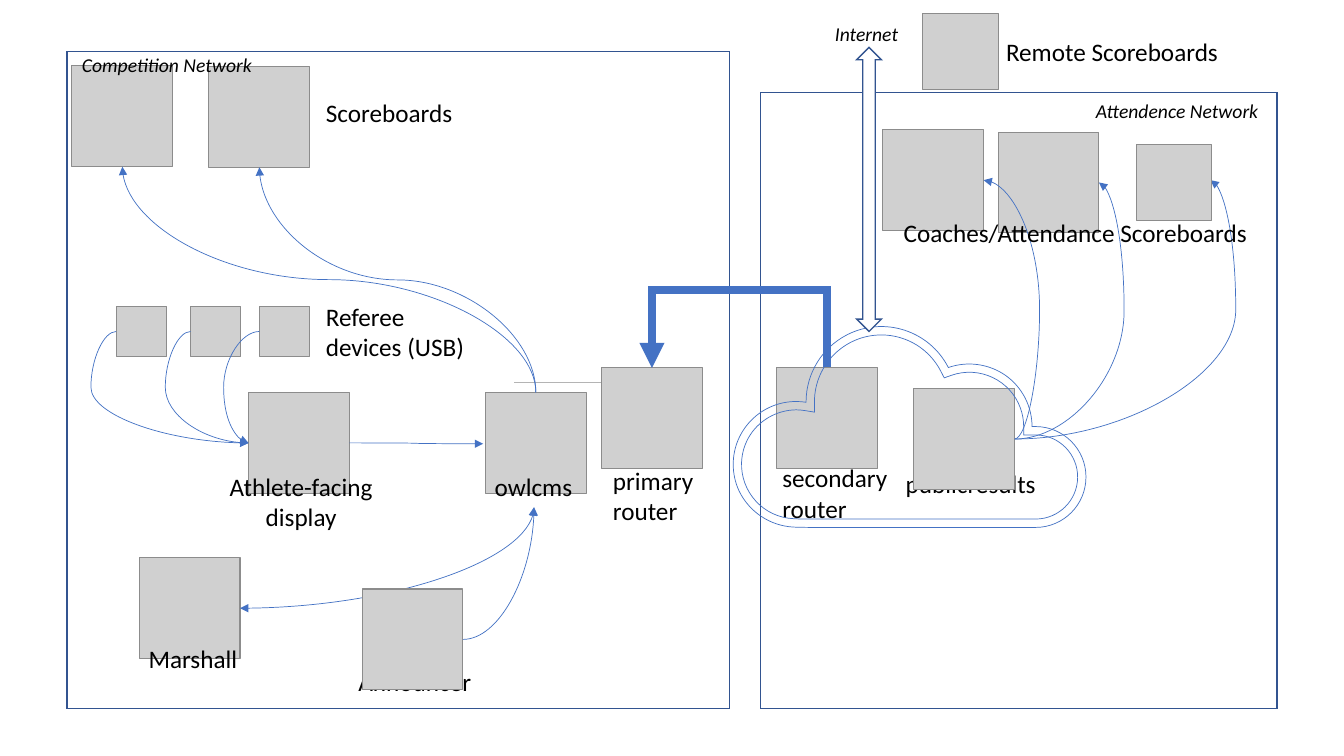
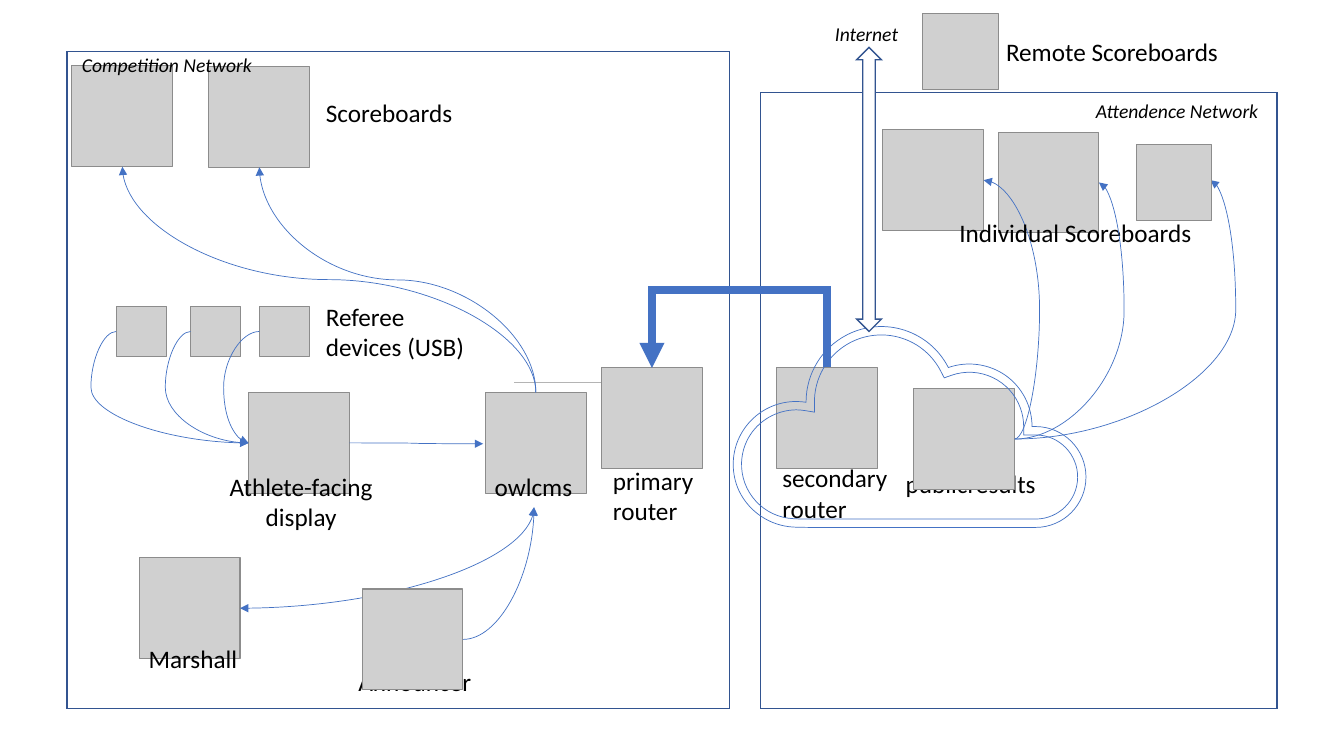
Before and after one commit to jflamy/owlcms4, a slide deck: slide 2 of docs/img/PublicResults/LocalPublicResults.pptx. Drawn at 1344x756 pixels with LibreOffice and Linux fonts; fonts in the diff are those of the drawing; grey boxes stand for pictures. Boxes give left, top, right and bottom in pixels: in the first picture for what was removed or moved away, otherwise in the second. Text is boxed around its words. In the diff, an @@ line names an element or a change of style, - is before the commit and + after.

Commit message:
Diagrams updated for distancing using individual scoreboards

```diff
--- a/docs/img/PublicResults/LocalPublicResults.pptx
+++ b/docs/img/PublicResults/LocalPublicResults.pptx
@@ text at (959, 221, 1191, 248): text changed @@
-Coaches/Attendance Scoreboards
+Individual Scoreboards
```
Also in this commit, not shown: 1 other slide changed, 7 other files.
